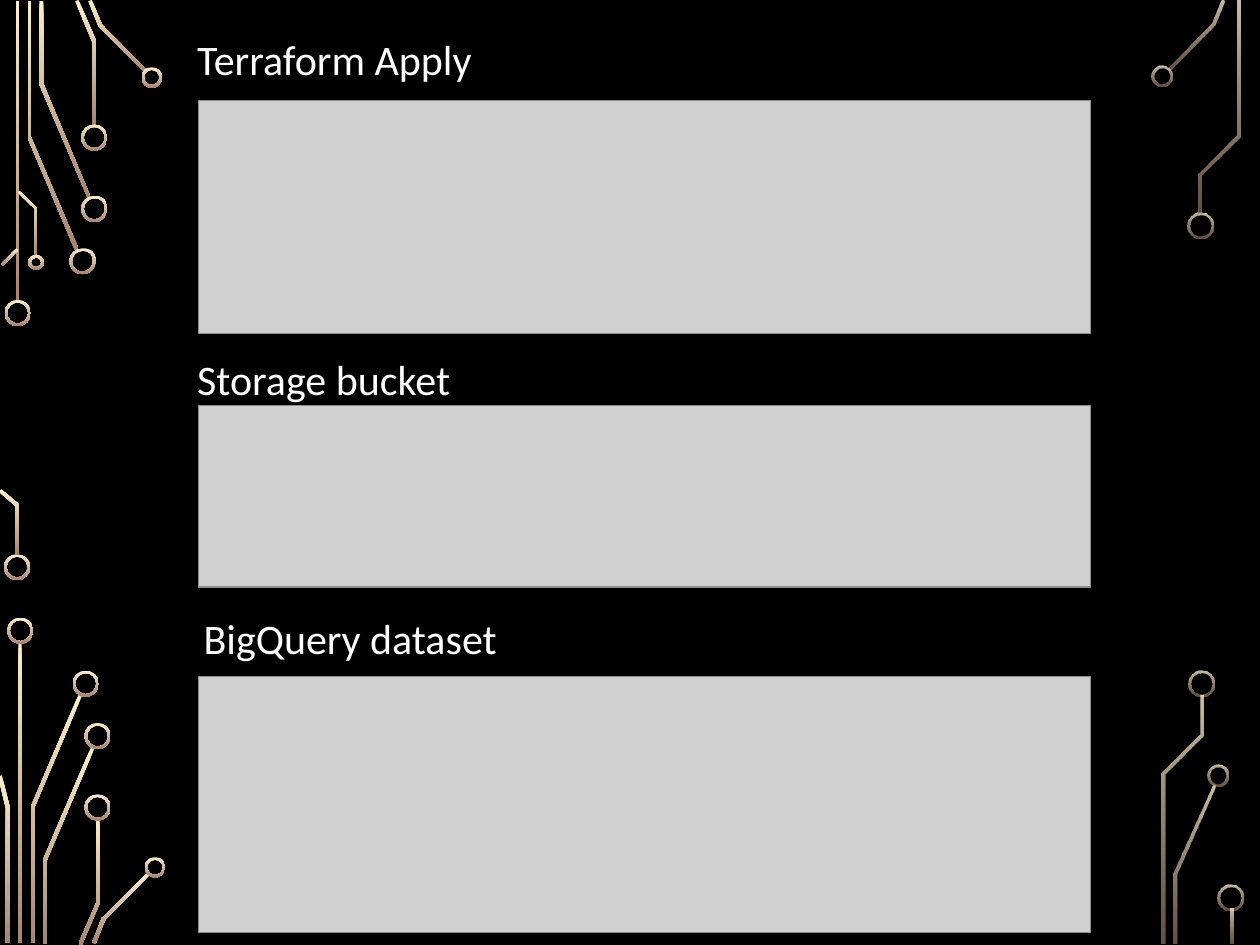
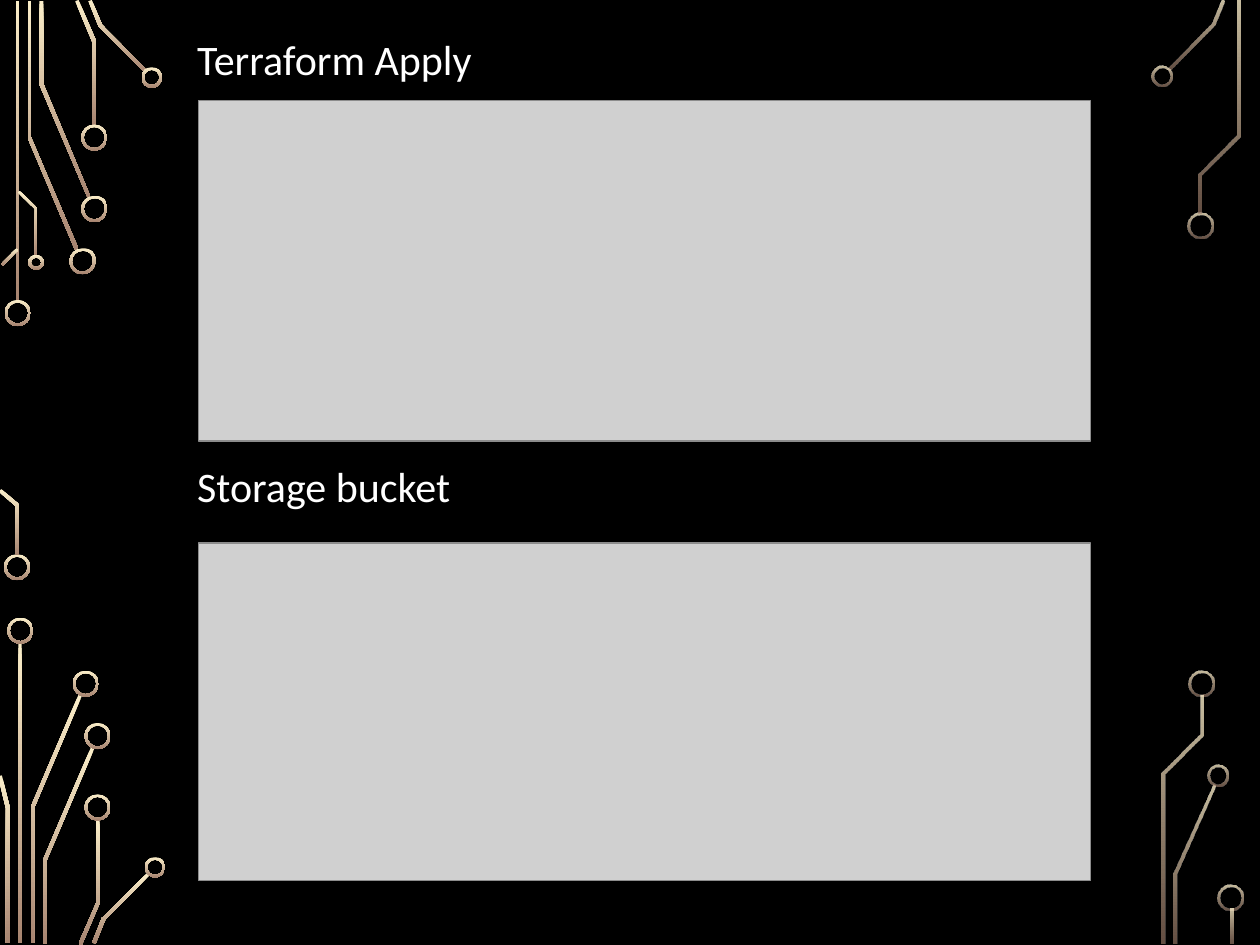
Before and after one commit to SuryavanshiAmruta/habot-devops-project, a slide deck: slide 11 of Presentation/HabotConnect_Devops_project_ppt.pptx. Drawn at 1260x945 pixels with LibreOffice and Linux fonts; fonts in the diff are those of the drawing; grey boxes stand for pictures; background and template pictures are left out. Boxes give left, top, right and bottom in pixels: in the first picture for what was removed or moved away, otherwise in the second. Text is boxed around its words. In the diff, an @@ line names an element or a change of style, - is before the commit and + after.

```diff
--- a/Presentation/HabotConnect_Devops_project_ppt.pptx
+++ b/Presentation/HabotConnect_Devops_project_ppt.pptx
@@ picture: place and size @@
-picture at <box>199,101,1091,334</box>
+picture at <box>199,101,1091,441</box>
@@ text "Storage bucket": place and size @@
-text "Storage bucket" at <box>197,365,450,406</box>
+text "Storage bucket" at <box>197,472,450,510</box>
@@ picture: place and size @@
-picture at <box>199,406,1091,587</box>
+picture at <box>199,543,1091,881</box>
@@ text removed at <box>204,624,497,662</box> @@
-BigQuery dataset
@@ picture removed at <box>199,677,1091,932</box> @@
```
Also in this commit, not shown: 2 other slides changed, 1 slide added, 3 other files.
